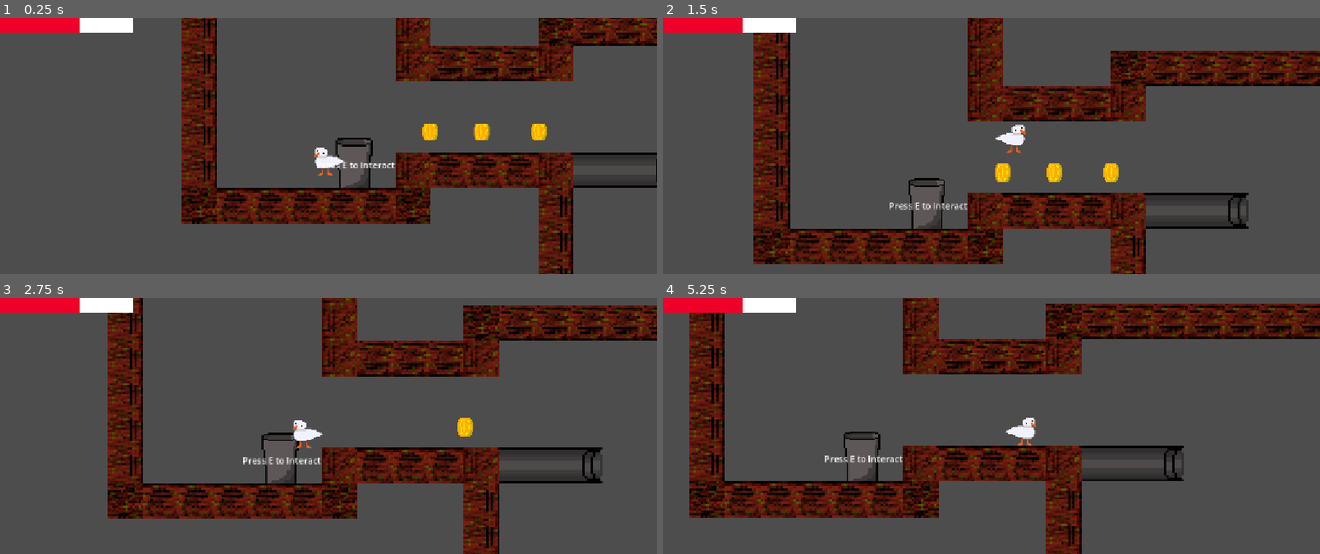
Above: before the commit, frames 1-4 (two rows, left to right).
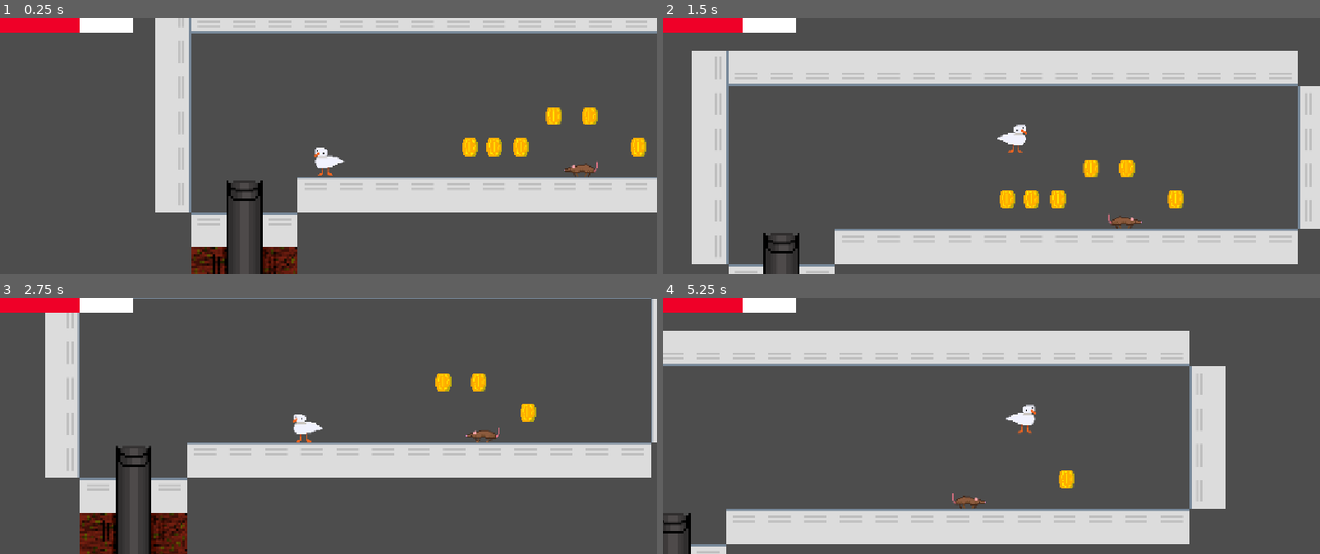
Above: after the commit, the same moments.

Repository: Mango-The-Froot/Duhk
Game: Godot game, scene res://Collab/Scenes/Duhk.tscn
Two runs of this game, one before a commit and one after it. Both use one fixed random seed, a clock stepped at 60 frames per second and the inputs below.
Inputs:
- Up to frame 1 (0.25 s): no input
- Up to frame 2 (1.5 s): tap E at 0.5, 1.25 s; hold Right (Right) from 0.53 s (still down); tap Shift (Dash) at 0.6, 1.35 s; tap Space (Jump) at 0.77, 1.07 s
- Up to frame 3 (2.75 s): tap Space (Jump) at 1.52, 1.82 s; tap E at 2 s; release Right (Right) at 2.03 s; hold Left (Left) from 2.03 s (still down); tap Shift (Dash) at 2.1 s
- Up to frame 4 (5.25 s): tap E at 2.75, 3.5, 4.25 s; release Left (Left) at 2.78 s; hold Right (Right) 2.78-4.28 s; tap Shift (Dash) every 0.75 s from 2.85 to 5.1 s; tap Space (Jump) at 3.02, 3.32, 3.77, 4.07, 4.52, 4.82 s; hold Left (Left) 4.28-5.03 s; hold Right (Right) from 5.03 s (still down)

The runs differ from the first frame. In frame 1, 35% of the frame differs, in the area x 23-100%, y 0-100%; in frame 2, 45%, in the area x 4-100%, y 0-100%; in frame 3, 38%; in frame 4, 44%.

Commit message:
Updated Rat Script

Diff:
--- a/Collab/Scenes/Duhk.tscn
+++ b/Collab/Scenes/Duhk.tscn
@@ -190,12 +190,12 @@
 format = 2
 layer_0/tile_data = PackedInt32Array(1703946, 0, 0, 1703950, 0, 0, 1703954, 0, 0, 1703958, 0, 0, 1703962, 0, 0, 1703966 …(4623 unchanged characters)…
 layer_1/name = "Layer1"
-layer_1/tile_data = PackedInt32Array(1703938, 524289, 12, 19 …(662 unchanged characters)… 95977, 262145, 12, 8912928, 262145, 12, 9437236, 786433, 8, 9437240, 262145, 4, 9437244, 262145, 4, 12582972, 262145, 4, 12582968, 262145, 4, 12582964, 786433, 8)
+layer_1/tile_data = PackedInt32Array(1703938, 524289, 12, 19 …(662 unchanged characters)… 95977, 262145, 12, 8912928, 262145, 12, 12582972, 262145, 4, 12582968, 262145, 4, 12582964, 786433, 8, 9502772, 786433, 8, 9502776, 262145, 4, 9502780, 262145, 4)
 layer_2/name = "Layer2"
-layer_2/tile_data = PackedInt32Array(1703938, 524289, 8, 3276802, 1, 8, 4063246, 786433, 4, 4063254, 262145, 8, 11272240, 786433, 4, 11796512, 262145, 8, 12124198, 786433, 4, 12124206, 262145, 8, 13107237, 524289, 8, 12845100, 786433, 4, 8912928, 262145, 8, 9437236, 786433, 4, 12582964, 786433, 4)
+layer_2/tile_data = PackedInt32Array(1703938, 524289, 8, 3276802, 1, 8, 4063246, 786433, 4, 4063254, 262145, 8, 11272240, 786433, 4, 11796512, 262145, 8, 12124198, 786433, 4, 12124206, 262145, 8, 13107237, 524289, 8, 12845100, 786433, 4, 8912928, 262145, 8, 12582964, 786433, 4, 9502772, 786433, 4)
 
 [node name="Player" type="CharacterBody2D" parent="." unique_id=1561518963]
-position = Vector2(-80, 2127)
+position = Vector2(191, 324)
 script = ExtResource("1_6lmjr")
 metadata/_edit_group_ = true
 
@@ -266,7 +266,7 @@
 shadow_color = Color(0.48235294, 0, 0, 0)
 
 [node name="Rat" parent="." unique_id=1358586519 instance=ExtResource("7_72pde")]
-position = Vector2(298, 986)
+position = Vector2(644, 341)
 
 [node name="checkPoint" parent="." unique_id=1405259099 instance=ExtResource("9_pndye")]
 position = Vector2(-32, 2175)
--- a/Collab/Scenes/rat.tscn
+++ b/Collab/Scenes/rat.tscn
@@ -56,5 +56,6 @@
 shape = SubResource("RectangleShape2D_fv5hn")
 
 [node name="Direction" type="Timer" parent="." unique_id=1286040095]
+autostart = true
 
 [connection signal="timeout" from="Direction" to="." method="_on_direction_timeout"]
--- a/rat.gd
+++ b/rat.gd
@@ -2,8 +2,10 @@
 
 class_name RatEnemy
 
-const speed = 10
-var chasing: bool
+@onready var sprite = $AnimatedSprite2D
+
+const speed = 100
+var chasing: bool = false
 
 var health = 20
 var healthMax = 20
@@ -19,9 +21,31 @@
 var kBForce = 100
 var roaming: bool = true
 
+func _process(delta):
+	sprite.play("default")
+	if velocity.x > 0:
+		sprite.flip_h = true
+	if velocity.x < 0:
+		sprite.flip_h = false
+	if !is_on_floor():
+		velocity.y += gravity
+		velocity.x = 0
+	move(delta)
+	move_and_slide()
 
-func _on_direction_timeout() -> void:
+func move(delta):
+	if !dead:
+		if !chasing:
+			velocity += dir * speed * delta
+		roaming = true
+	elif dead:
+		velocity.x = 0
+
+func _on_direction_timeout():
 	$Direction.wait_time = choose([1.5,2.0,2.5])
+	if !chasing:
+		dir = choose([Vector2.RIGHT, Vector2.LEFT])
+		velocity.x = 0
 
 func choose(array):
 	array.shuffle()
